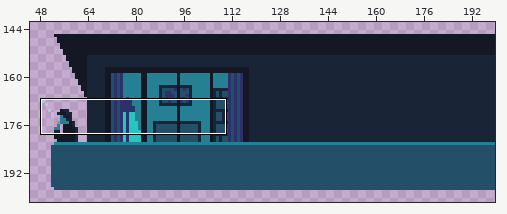
A pixel-art file gets an edit: Other/assets-working/apartments/v4-2/apartment-1.aseprite. The first picture is a wide view before the edit; the outline marks the close-up.
Close-up. Before the commit:
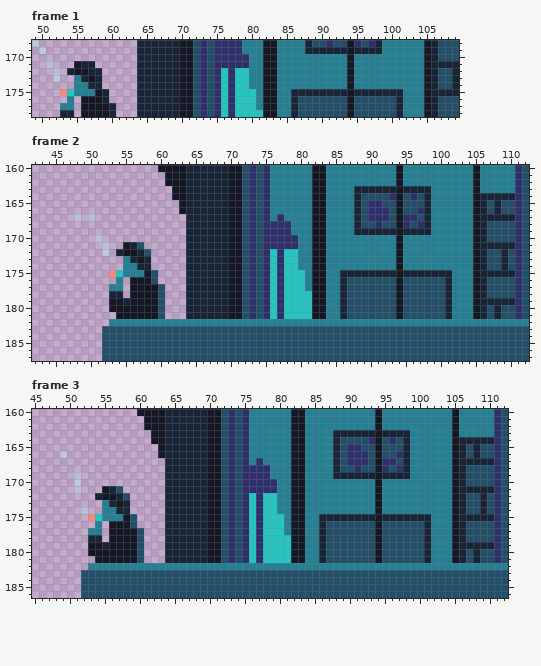
200x650 pixels, 4 frames. Shown: frame 1: x 49..109, y 168..178; frame 2: x 42..112, y 160..187; frame 3: x 45..112, y 160..186. The wide view leaves out empty margins. The commit also changed other frames or places, which this record leaves out.
Now the later version:
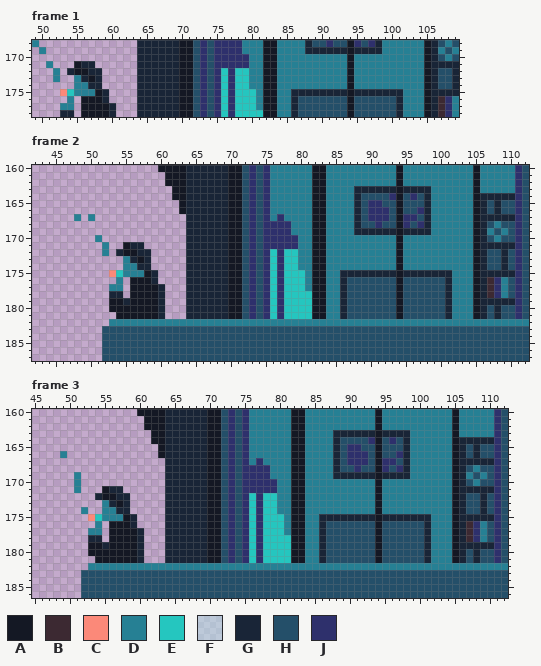
Palette (. is transparent): A #141824  B #3c2932  C #fb8979  D #268094  E #25c6bf  F #b2faed64  G #192537  H #244f69  J #2e306c
Message: new background and dark apartment update
From old to new:
Frame 1, layers "Man 1", "Inside":
Colour H gives way to colour B in rows 176 to 178 at x 107.
Colour F gives way to colour D in row 168 at x 49; in row 169 at x 50; in row 171 at x 51; in rows 172 to 173 at x 52.
Colour H gives way to colour D in row 168 at x 108; in row 169 at x 107 and 109; in row 170 at x 108; in rows 176 to 178 at x 109.
Colour H gives way to colour J in rows 176 to 178 at x 108.
Frame 2, layers "Man 1", "Inside":
Colour H gives way to colour B in rows 176 to 178 at x 107.
Colour F gives way to colour D in row 167 at x 48 and 50; in row 170 at x 51; in rows 171 to 172 at x 52.
Colour H gives way to colour D in row 168 at x 108; in row 169 at x 107 and 109; in row 170 at x 108; in rows 176 to 178 at x 109.
Colour H gives way to colour G in row 171 at x 57; in row 172 at x 58; in rows 175 to 176 at x 59; in rows 177 to 181 at x 60.
Colour H gives way to colour J in rows 176 to 178 at x 108.
Frame 3, layers "Man 1", "Inside":
Colour H gives way to colour B in rows 176 to 178 at x 107.
Colour F gives way to colour D in row 166 at x 49; in rows 169 to 171 at x 51; in row 174 at x 52.
Colour H gives way to colour D in row 168 at x 108; in row 169 at x 107 and 109; in row 170 at x 108; in rows 176 to 178 at x 109.
Colour H gives way to colour G in row 171 at x 57; in row 172 at x 58; in rows 175 to 176 at x 59; in rows 177 to 181 at x 60.
Colour H gives way to colour J in rows 176 to 178 at x 108.
